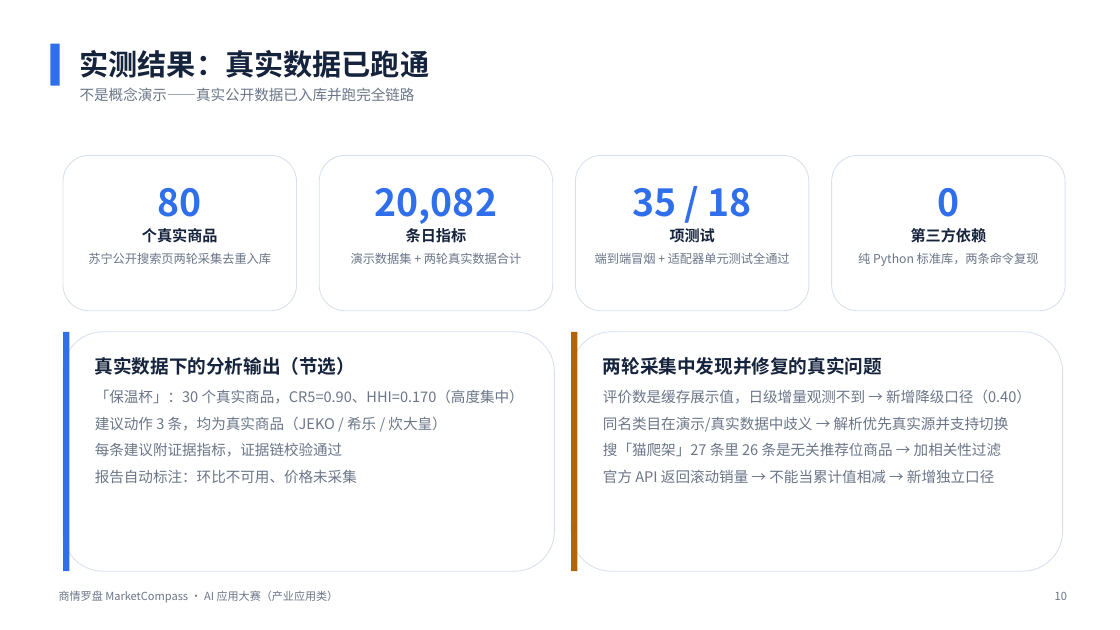
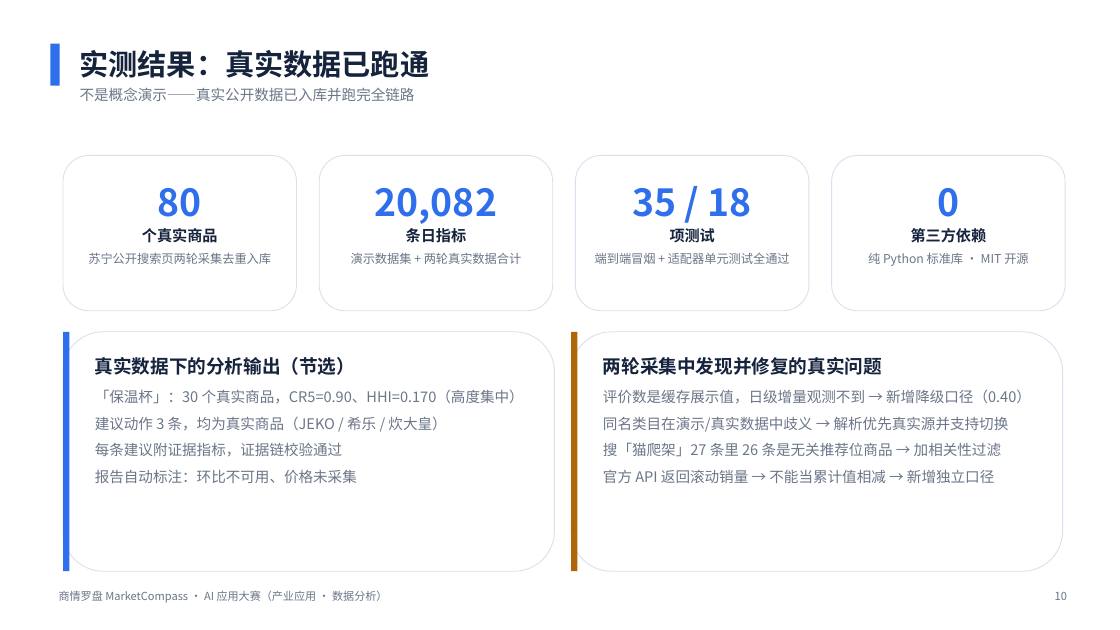
Before and after one commit to Wabix-void/market-compass, a slide deck: slide 10 of docs/参赛材料/02-演示PPT.pptx. Drawn at 1120x630 pixels with LibreOffice and Linux fonts; fonts in the diff are those of the drawing. Boxes give left, top, right and bottom in pixels: in the first picture for what was removed or moved away, otherwise in the second. Text is boxed around its words. In the diff, an @@ line names an element or a change of style, - is before the commit and + after.

Commit message:
fix: 按问题清单修复缺陷并补齐评审维度
- 修复审计台账被 bootstrap 清空（audit_collect_log 移出重置清单；
  真实源追加、演示源只保留最新一条）
  验证：连跑 3 次 bootstrap，suning 审计 1→2→3→4 累积，seed 恒为 1 条
- 赛道细化为「产业应用 · 数据分析」（设计文档 / PPT 封面与页脚）
- 补差异化对比（补充说明新增第三节；PPT 第 3 页改写为「会编 vs 可重算复现」）
- 重述开源立场（补充说明澄清「零依赖 ≠ 不用开源」；PPT 第 10 页标注 MIT）
- 补应用价值量化与效果验证（补充说明第六节：公开数据 + 自测 391ms/18KB）
- 补可复用性与生态价值（补充说明第九节）
- 作品简介三版压到字符口径内（A 590汉字/795字符，B 205/270，C 72/96）
- LICENSE 署名改为 Wabix-void
- 设计文档状态从「待开发」更新为「已实现并验证」

```diff
--- a/docs/参赛材料/02-演示PPT.pptx
+++ b/docs/参赛材料/02-演示PPT.pptx
@@ text at box(868, 253, 1028, 266): text changed @@
-纯 Python 标准库，两条命令复现
+纯 Python 标准库 · MIT 开源
@@ text at box(59, 591, 387, 603): text changed @@
-商情罗盘 MarketCompass · AI 应用大赛（产业应用类）
+商情罗盘 MarketCompass · AI 应用大赛（产业应用 · 数据分析）
```
Also in this commit, not shown: 10 other slides changed, 8 other files.
